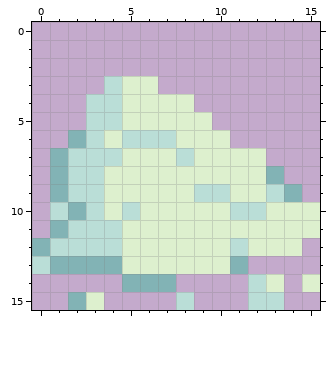
Pixel-art sprite, stored at Sprites/Snowpile.png. The picture above is the old version.
The file is 64x64 pixels, drawn in blocks of 4x4; one block is one cell here.
After:
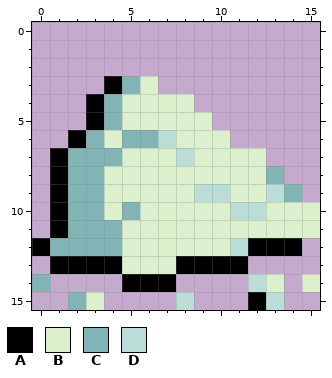
Palette (. is transparent): A #000000  B #ddf0ce  C #82b3b5  D #baded7
The edit:
@@ x 0..15 @@
  2 ................
- 3 ....DBB.........
- 4 ...DDBBBB.......
- 5 ...DDBBBBB......
- 6 ..CDBDDDBBB.....
- 7 .CDDDBBBDBBBB...
- 8 .CDDBBBBBBBBBC..
- 9 .CDDBBBBBDDBBDC.
-10 .DCDBDBBBBBDDBBB
-11 .CDDDBBBBBBBBBBB
-12 CDDDDBBBBBBDBBB.
-13 DCCCCBBBBBBC....
-14 .....CCC....DB.B
-15 ..CB....D...DD..
+ 3 ....ACB.........
+ 4 ...ACBBBB.......
+ 5 ...ACBBBBB......
+ 6 ..ACBCCDBBB.....
+ 7 .ACCCBBBDBBBB...
+ 8 .ACCBBBBBBBBBC..
+ 9 .ACCBBBBBDDBBDC.
+10 .ACCBCBBBBBDDBBB
+11 .ACCCBBBBBBBBBBB
+12 ACCCCBBBBBBDAAA.
+13 .AAAABBBAAAA....
+14 C....AAA....DB.B
+15 ..CB....D...AD..
Changed places in both pictures, as pixel boxes (x1, y1, x2, y2):
changed: (32, 76, 302, 310)
